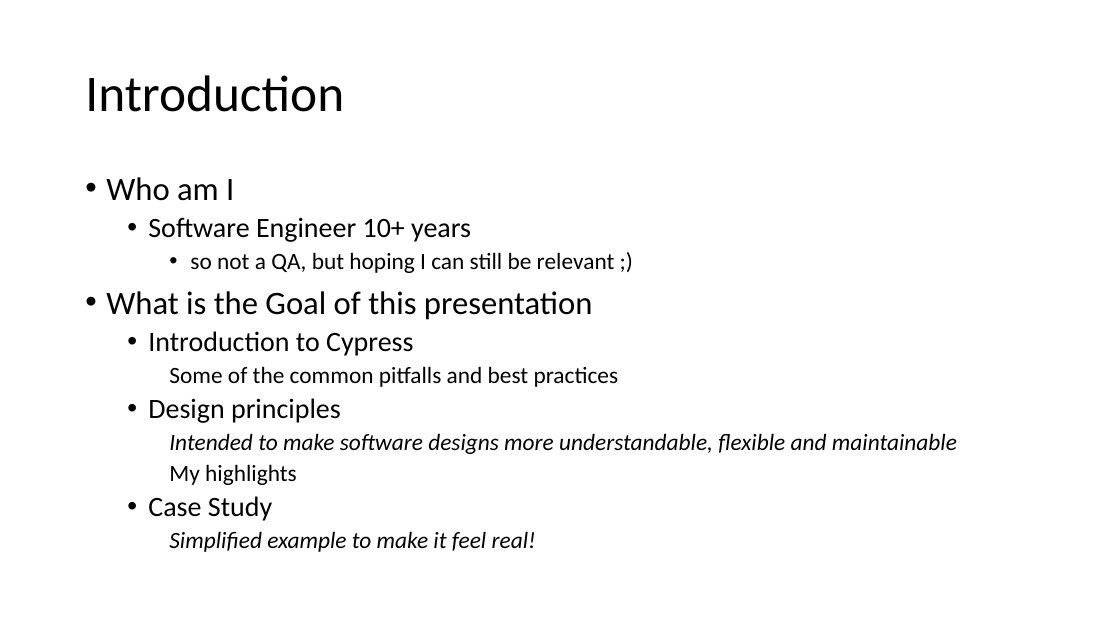
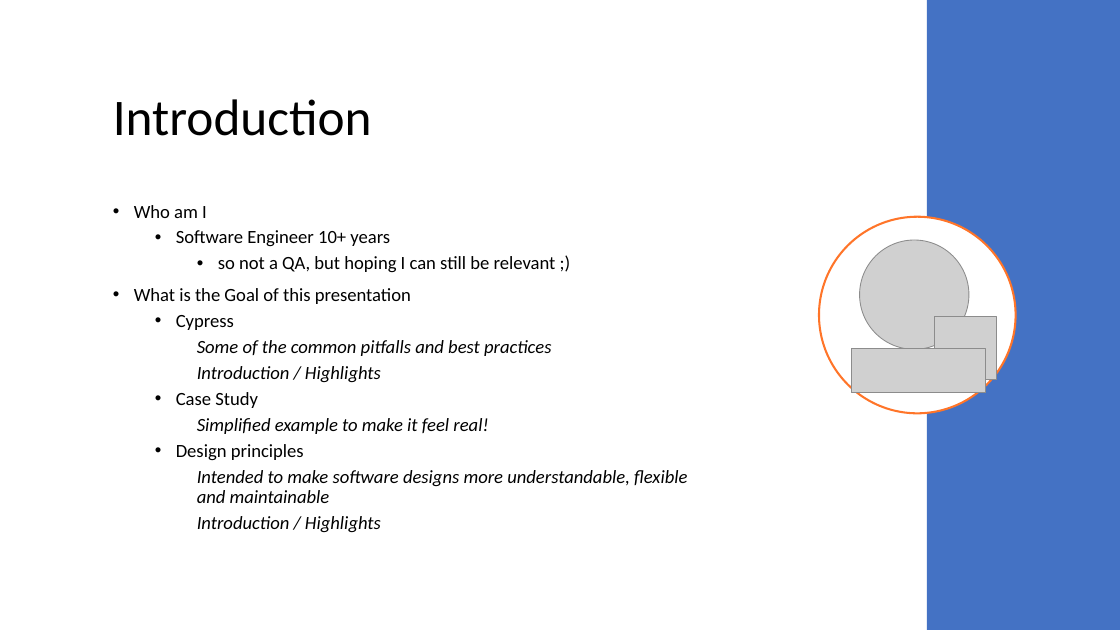
Before and after one commit to JoryUK/CypressTestingExampleApp, a slide deck: slide 2 of UiTestingWithCypress.pptx. Drawn at 1120x630 pixels with LibreOffice and Linux fonts; fonts in the diff are those of the drawing; grey boxes stand for pictures. Boxes give left, top, right and bottom in pixels: in the first picture for what was removed or moved away, otherwise in the second. Text is boxed around its words. In the diff, an @@ line names an element or a change of style, - is before the commit and + after.

Commit message:
Update PPT

```diff
--- a/UiTestingWithCypress.pptx
+++ b/UiTestingWithCypress.pptx
@@ rectangle added at (x1=927, y1=0, x2=1120, y2=630), fill #4472C4 @@
@@ title "Introduction" moved from (x1=85, y1=75, x2=344, y2=112) to (x1=113, y1=99, x2=372, y2=136) @@
@@ text "Who am I" moved from (x1=106, y1=177, x2=957, y2=552) to (x1=134, y1=205, x2=687, y2=532) @@
@@ text "Who am I" at (x1=134, y1=205, x2=687, y2=532): vertical alignment top to middle @@
@@ text at (x1=134, y1=205, x2=687, y2=503): size 28 to 16 pt in "Who am I", "What is the Goal of this presentation"; size 24 to 16 pt in "Software Engineer 10+ years", "Design principles"; size 20 to 16 pt in "so not a QA, but hoping I ...", "Some of the common pitfalls and best ...", "Intended to make software designs more understandable, ..."; italic on in "Some of the common pitfalls and best ..." @@
@@ ellipse added at (x1=819, y1=217, x2=1016, y2=413), fill #FFFFFF, outline #FF7529 1.75 pt @@
@@ picture added at (x1=860, y1=240, x2=969, y2=350) @@
@@ text at (x1=176, y1=315, x2=234, y2=330): text changed; size 24 to 16 pt @@
-  • Introduction to Cypress
+  • Cypress
@@ picture added at (x1=934, y1=317, x2=997, y2=380) @@
@@ picture added at (x1=851, y1=349, x2=986, y2=393) @@
@@ text at (x1=176, y1=366, x2=488, y2=434): paragraphs added @@
+    Introduction / Highlights
+  • Case Study
+    Simplified example to make it feel real!
@@ text at (x1=197, y1=516, x2=381, y2=532): text changed; size 20 to 16 pt @@
-    My highlights
-  • Case Study
-    Simplified example to make it feel real!
+    Introduction / Highlights
```
Also in this commit, not shown: 4 other slides changed, 3 slides added, 2 slides removed.
